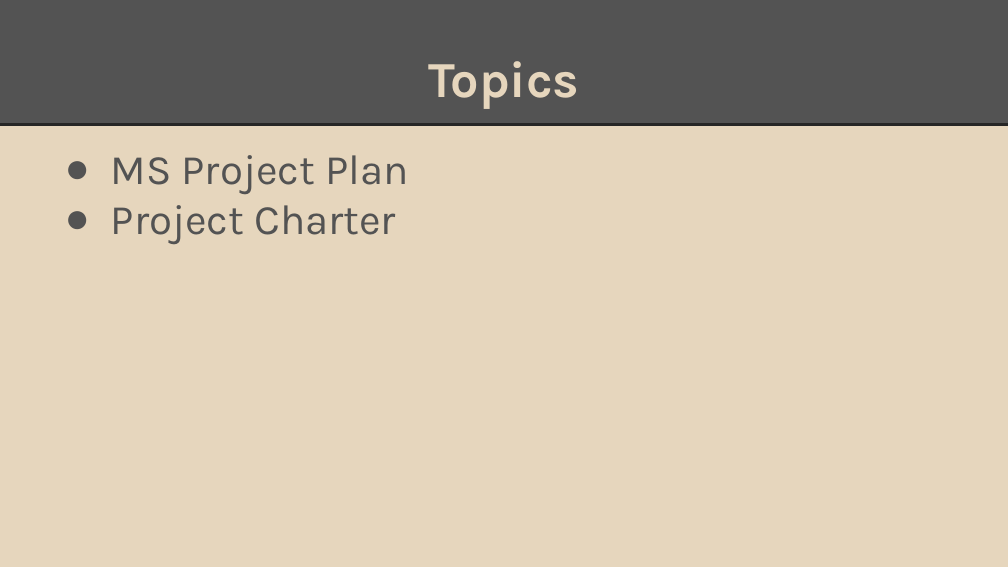
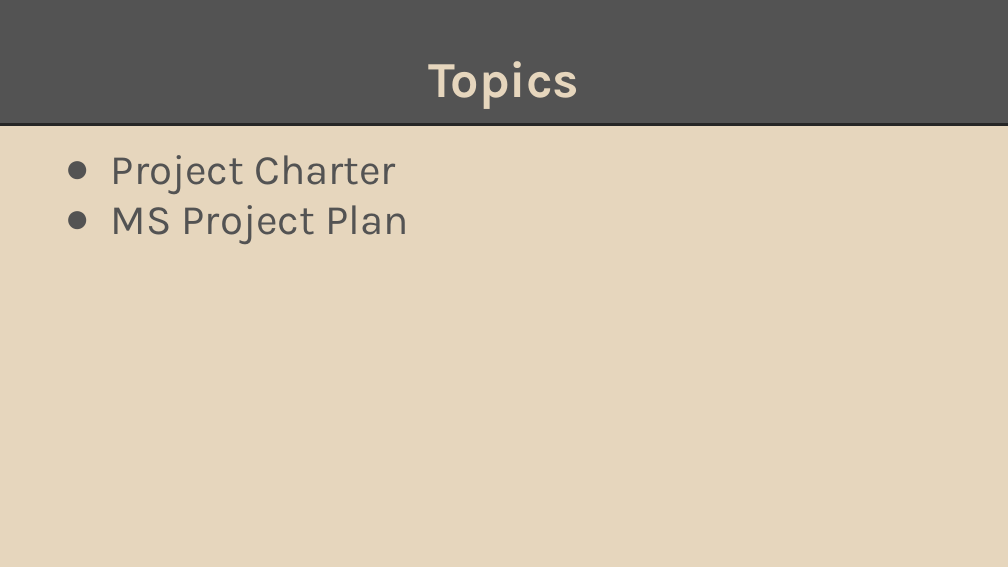
Before and after one commit to Sinmara/Senior-Design, a slide deck: slide 2 of Presentations/Project Charter Presentation.pptx. Drawn at 1008x567 pixels with LibreOffice and Linux fonts; fonts in the diff are those of the drawing. Boxes give left, top, right and bottom in pixels: in the first picture for what was removed or moved away, otherwise in the second. Text is boxed around its words. In the diff, an @@ line names an element or a change of style, - is before the commit and + after.

Commit message:
Final Charter Presentation

```diff
--- a/Presentations/Project Charter Presentation.pptx
+++ b/Presentations/Project Charter Presentation.pptx
@@ text at box(111, 155, 396, 194): paragraph added @@
+● Project Charter
@@ text at box(111, 205, 396, 244): paragraph removed @@
-● Project Charter
```
Also in this commit, not shown: 9 other slides changed, 5 slides added, 6 slides removed.
